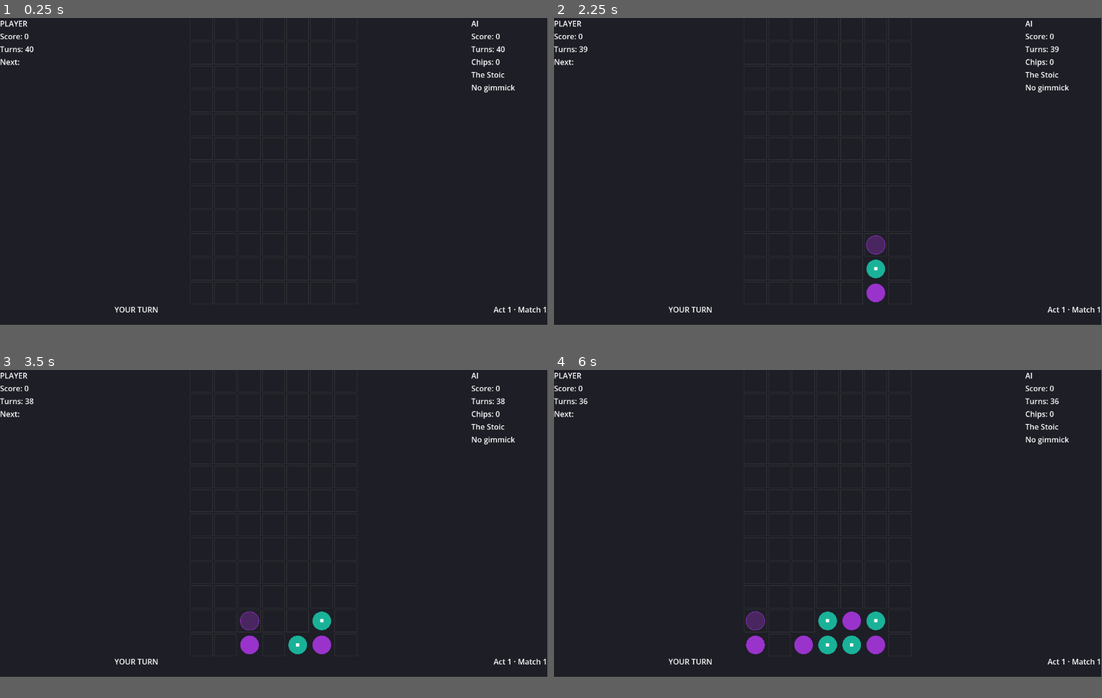
Above: before the commit, frames 1-4 (two rows, left to right).
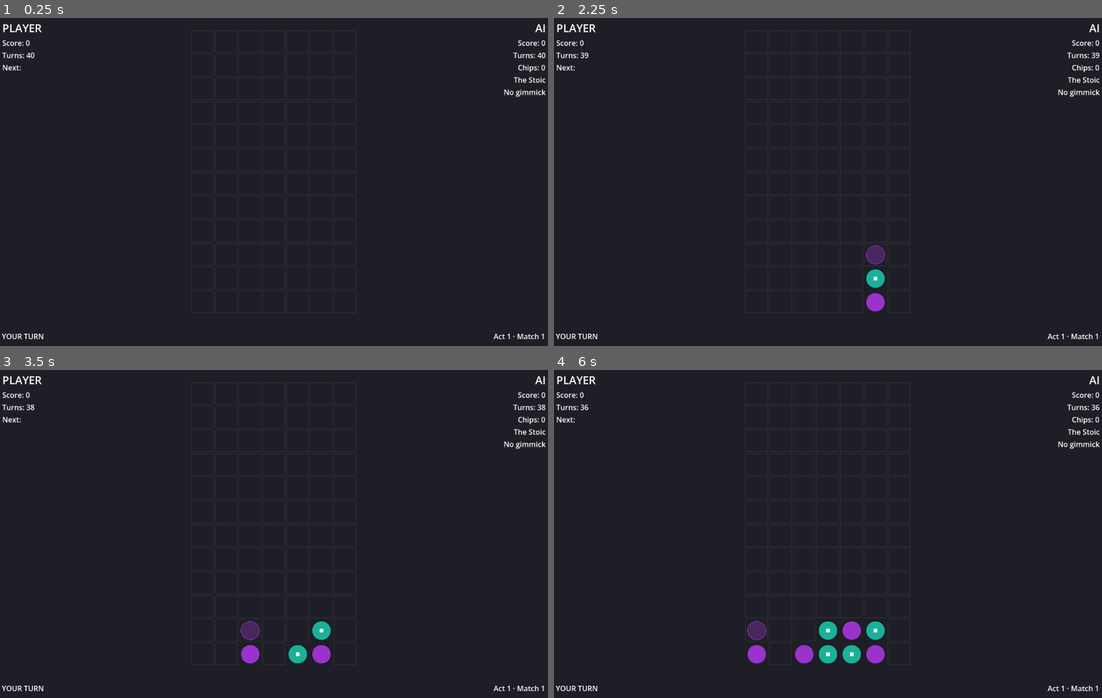
Above: after the commit, the same moments.

Repository: Huffmanz/plummet
Game: Godot game, scene res://scenes/game/game_board.tscn
The game is run twice, just before and just after one commit, with the same random seed, the same clock (stepped at 60 frames per second) and the same inputs. The project has no main scene, so this scene is started directly.
Inputs (mouse positions are in pixels of both pictures, inside the frame that each line leads up to):
- Up to frame 1 (0.25 s): no input
- Up to frame 2 (2.25 s): tap Enter at 0.5, 2 s; move the mouse to (948, 155) at 0.52 s; tap R at 0.6, 1.55, 2.1 s; click (948, 155) at 0.67 s; tap M at 0.8, 1.35 s; tap Space at 1.25 s; move the mouse to (718, 185) at 1.27 s; click (718, 185) at 1.42 s; move the mouse to (882, 103) at 2.02 s; click (882, 103) at 2.17 s
- Up to frame 3 (3.5 s): tap M at 2.3, 2.85 s; tap Space at 2.75 s; move the mouse to (246, 583) at 2.77 s; click (246, 583) at 2.92 s; tap R at 3.05 s
- Up to frame 4 (6 s): tap Enter at 3.5 s; move the mouse to (992, 570) at 3.52 s; tap R at 3.6, 4.55, 5.1 s; click (992, 570) at 3.67 s; tap M at 3.8, 4.35, 5.3, 5.85 s; tap Space at 4.25 s; move the mouse to (663, 478) at 4.27 s; click (663, 478) at 4.42 s; move the mouse to (855, 524) at 5.02 s; click (855, 524) at 5.17 s; move the mouse to (745, 445) at 5.77 s; click (745, 445) at 5.92 s
In our replay, the window is 799x449 before the commit and 800x480 after it. These sizes can differ from the game's own. Grey fills any space a smaller window leaves; there, only what the larger window draws over its background counts as a difference.

The runs differ from the first frame. In frame 1, 1.4% of the frame differs, in the area x 0-100%, y 0-98%; in frame 2, 1.9%; in frame 3, 2.3%; in frame 4, 3.1%.

Commit message:
feat: implement animations and juice layer (feature 11)
Add AnimLayer node with drop animation (fall + squash/stretch), clear
animation (flash + contract), score popups with cascade multipliers,
screen shake (depth 2+ and match win), and combo announcement text.
Convert game_board turn flow to async coroutines for paced cascade
timing. Add reduced-motion (R) and mute (M) accessibility toggles.

Diff:
--- a/project.godot
+++ b/project.godot
@@ -14,6 +14,11 @@
 config/features=PackedStringArray("4.6", "Forward Plus")
 config/icon="res://icon.svg"
 
+[display]
+
+window/size/viewport_width=1200
+window/size/viewport_height=720
+
 [physics]
 
 3d/physics_engine="Jolt Physics"
--- a/scenes/game/game_board.tscn
+++ b/scenes/game/game_board.tscn
@@ -1,102 +1,160 @@
-[gd_scene format=3 uid="uid://bnxkfv3qmzt4p"]
+[gd_scene format=3 uid="uid://bnxkfv3qm0t4p"]
 
-[ext_resource type="Script" path="res://scripts/visual/game_board.gd" id="1_gamebrd"]
-[ext_resource type="Script" path="res://scripts/visual/board_canvas.gd" id="2_boardcvs"]
-[ext_resource type="Script" path="res://scripts/visual/ghost_canvas.gd" id="3_ghostcvs"]
-[ext_resource type="Script" path="res://scripts/visual/queue_canvas.gd" id="4_queuecvs"]
+[ext_resource type="Script" uid="uid://ddkojelartdav" path="res://scripts/visual/game_board.gd" id="1_gamebrd"]
+[ext_resource type="Script" uid="uid://rc02r6wdhkry" path="res://scripts/visual/board_canvas.gd" id="2_boardcvs"]
+[ext_resource type="Script" uid="uid://dt8p18ujv6rb0" path="res://scripts/visual/ghost_canvas.gd" id="3_ghostcvs"]
+[ext_resource type="Script" uid="uid://rmame1hoea4x" path="res://scripts/visual/queue_canvas.gd" id="4_queuecvs"]
+[ext_resource type="Script" uid="uid://b4d44rx2wjhhe" path="res://scripts/animation/anim_layer.gd" id="5_animlyr"]
 
-[node name="GameBoard" type="Control"]
+[node name="GameBoard" type="Control" unique_id=1723042778]
+layout_mode = 3
+anchors_preset = 15
 anchor_right = 1.0
 anchor_bottom = 1.0
 script = ExtResource("1_gamebrd")
 
-[node name="Background" type="ColorRect" parent="."]
+[node name="Background" type="ColorRect" parent="." unique_id=2001824056]
+layout_mode = 0
 anchor_right = 1.0
 anchor_bottom = 1.0
-color = Color(0.12, 0.12, 0.15, 1.0)
+color = Color(0.12, 0.12, 0.15, 1)
 
-[node name="BoardCanvas" type="Node2D" parent="."]
+[node name="BoardCanvas" type="Node2D" parent="." unique_id=697475631]
 script = ExtResource("2_boardcvs")
 
-[node name="GhostCanvas" type="Node2D" parent="."]
+[node name="GhostCanvas" type="Node2D" parent="." unique_id=1932619104]
 script = ExtResource("3_ghostcvs")
 
-[node name="LeftPanel" type="VBoxContainer" parent="."]
+[node name="AnimLayer" type="Node2D" parent="." unique_id=1129054763]
+script = ExtResource("5_animlyr")
+
+[node name="MarginContainer" type="MarginContainer" parent="." unique_id=601448502]
+layout_mode = 1
+anchors_preset = 15
+anchor_right = 1.0
+anchor_bottom = 1.0
+grow_horizontal = 2
+grow_vertical = 2
+theme_override_constants/margin_left = 5
+theme_override_constants/margin_top = 5
+theme_override_constants/margin_right = 5
+theme_override_constants/margin_bottom = 5
+
+[node name="LeftPanel" type="VBoxContainer" parent="MarginContainer" unique_id=1549813536]
+unique_name_in_owner = true
 custom_minimum_size = Vector2(160, 0)
+layout_mode = 2
+size_flags_horizontal = 0
+size_flags_vertical = 0
 
-[node name="PlayerTitle" type="Label" parent="LeftPanel"]
+[node name="PlayerTitle" type="Label" parent="MarginContainer/LeftPanel" unique_id=1080029853]
+unique_name_in_owner = true
 layout_mode = 2
+theme_override_font_sizes/font_size = 24
 text = "PLAYER"
 
-[node name="PlayerScore" type="Label" parent="LeftPanel"]
+[node name="PlayerScore" type="Label" parent="MarginContainer/LeftPanel" unique_id=1941758077]
+unique_name_in_owner = true
 layout_mode = 2
 text = "Score: 0"
 
-[node name="PlayerTurns" type="Label" parent="LeftPanel"]
+[node name="PlayerTurns" type="Label" parent="MarginContainer/LeftPanel" unique_id=102212865]
+unique_name_in_owner = true
 layout_mode = 2
 text = "Turns: 40"
 
-[node name="QueueTitle" type="Label" parent="LeftPanel"]
+[node name="QueueTitle" type="Label" parent="MarginContainer/LeftPanel" unique_id=1032767253]
+unique_name_in_owner = true
 layout_mode = 2
 text = "Next:"
 
-[node name="QueueCanvas" type="Control" parent="LeftPanel"]
+[node name="QueueCanvas" type="Control" parent="MarginContainer/LeftPanel" unique_id=399047196]
+unique_name_in_owner = true
+custom_minimum_size = Vector2(112, 112)
 layout_mode = 2
-custom_minimum_size = Vector2(112, 112)
 size_flags_horizontal = 3
 script = ExtResource("4_queuecvs")
 
-[node name="RightPanel" type="VBoxContainer" parent="."]
+[node name="RightPanel" type="VBoxContainer" parent="MarginContainer" unique_id=892930335]
+unique_name_in_owner = true
 custom_minimum_size = Vector2(160, 0)
+layout_mode = 2
+size_flags_horizontal = 8
+size_flags_vertical = 0
 
-[node name="AITitle" type="Label" parent="RightPanel"]
+[node name="AITitle" type="Label" parent="MarginContainer/RightPanel" unique_id=1216232477]
+unique_name_in_owner = true
 layout_mode = 2
+theme_override_font_sizes/font_size = 24
 text = "AI"
+horizontal_alignment = 2
 
-[node name="AIScore" type="Label" parent="RightPanel"]
+[node name="AIScore" type="Label" parent="MarginContainer/RightPanel" unique_id=978216441]
+unique_name_in_owner = true
 layout_mode = 2
 text = "Score: 0"
+horizontal_alignment = 2
 
-[node name="AITurns" type="Label" parent="RightPanel"]
+[node name="AITurns" type="Label" parent="MarginContainer/RightPanel" unique_id=1153181058]
+unique_name_in_owner = true
 layout_mode = 2
 text = "Turns: 40"
+horizontal_alignment = 2
 
-[node name="ChipCount" type="Label" parent="RightPanel"]
+[node name="ChipCount" type="Label" parent="MarginContainer/RightPanel" unique_id=941501561]
+unique_name_in_owner = true
 layout_mode = 2
 text = "Chips: 0"
+horizontal_alignment = 2
 
-[node name="EnemyName" type="Label" parent="RightPanel"]
+[node name="EnemyName" type="Label" parent="MarginContainer/RightPanel" unique_id=1412658590]
+unique_name_in_owner = true
 layout_mode = 2
-text = ""
+horizontal_alignment = 2
 
-[node name="EnemyGimmick" type="Label" parent="RightPanel"]
+[node name="EnemyGimmick" type="Label" parent="MarginContainer/RightPanel" unique_id=1184147292]
+unique_name_in_owner = true
 layout_mode = 2
-text = ""
+horizontal_alignment = 2
 autowrap_mode = 2
 
-[node name="BottomStrip" type="Control" parent="."]
-custom_minimum_size = Vector2(0, 44)
+[node name="BottomStrip" type="Control" parent="MarginContainer" unique_id=869220148]
+unique_name_in_owner = true
+layout_mode = 2
+size_flags_vertical = 8
 
-[node name="TurnIndicator" type="Label" parent="BottomStrip"]
-anchor_left = 0.0
-anchor_right = 0.5
-anchor_bottom = 1.0
+[node name="TurnIndicator" type="Label" parent="MarginContainer/BottomStrip" unique_id=1471655483]
+unique_name_in_owner = true
+layout_mode = 1
+offset_left = -1.0
+offset_top = -28.0
+offset_right = 92.0
+offset_bottom = -5.0
 text = "YOUR TURN"
 horizontal_alignment = 1
 
-[node name="MatchInfo" type="Label" parent="BottomStrip"]
+[node name="MatchInfo" type="Label" parent="MarginContainer/BottomStrip" unique_id=808579990]
+unique_name_in_owner = true
+layout_mode = 1
+anchors_preset = -1
 anchor_left = 0.5
 anchor_right = 1.0
 anchor_bottom = 1.0
+offset_left = -1.0
+offset_top = -28.0
+offset_right = -1.0
+offset_bottom = -5.0
 text = "Act 1 · Match 1"
 horizontal_alignment = 2
 
-[node name="RotatePrompt" type="Label" parent="."]
+[node name="RotatePrompt" type="Label" parent="." unique_id=1117598531]
+visible = false
+layout_mode = 1
+anchors_preset = -1
 anchor_left = 0.3
+anchor_top = 0.45
 anchor_right = 0.7
-anchor_top = 0.45
 anchor_bottom = 0.55
 text = "Please rotate your device"
 horizontal_alignment = 1
 vertical_alignment = 1
-visible = false
--- /dev/null
+++ b/scripts/animation/anim_layer.gd
@@ -0,0 +1,280 @@
+class_name AnimLayer extends Node2D
+
+const _FLASH_DUR: float = 2.0 / 60.0
+const _CONTRACT_DUR: float = 6.0 / 60.0
+const _SQUASH_PHASE_DUR: float = 3.0 / 60.0
+const _POPUP_DUR: float = 0.5
+const _DROP_SPEED: float = 1400.0
+const _COMBO_IN: float = 4.0 / 60.0
+const _COMBO_HOLD: float = 12.0 / 60.0
+const _COMBO_OUT: float = 8.0 / 60.0
+
+@export var reduced_motion: bool = false
+@export var shake_enabled: bool = true
+@export var muted: bool = false
+
+var renderer: BoardRenderer
+var shake_offset: Vector2 = Vector2.ZERO
+
+# --- Drop animation ---
+var _drop_active: bool = false
+var _drop_x: float = 0.0
+var _drop_y: float = 0.0
+var _drop_target_y: float = 0.0
+var _drop_cs: float = 48.0
+var _drop_owner: CellState.Occupant = CellState.Occupant.PLAYER
+var _drop_phase: int = 0  # 0=fall 1=squash 2=stretch 3=restore
+var _drop_phase_t: float = 0.0
+var _drop_scale_y: float = 1.0
+signal _drop_done
+
+# --- Clear animation ---
+var _clear_active: bool = false
+var _clear_rects: Array[Rect2] = []
+var _clear_phase: int = 0  # 0=flash 1=contract
+var _clear_t: float = 0.0
+signal _clear_done
+
+# --- Score popups ---
+class _Popup:
+	var text: String = ""
+	var pos: Vector2 = Vector2.ZERO
+	var elapsed: float = 0.0
+
+var _popups: Array = []
+
+# --- Screen shake ---
+var _shake_intensity: float = 0.0
+var _shake_total: float = 0.0
+var _shake_remaining: float = 0.0
+
+# --- Combo text ---
+var _combo_text: String = ""
+var _combo_elapsed: float = 0.0
+var _combo_active: bool = false
+
+
+func _process(delta: float) -> void:
+	var dirty := false
+
+	if _drop_active:
+		_tick_drop(delta)
+		dirty = true
+
+	if _clear_active:
+		_tick_clear(delta)
+		dirty = true
+
+	for i in range(_popups.size() - 1, -1, -1):
+		var p: _Popup = _popups[i]
+		p.elapsed += delta
+		p.pos.y -= 50.0 * delta
+		if p.elapsed >= _POPUP_DUR:
+			_popups.remove_at(i)
+		dirty = true
+
+	if _shake_remaining > 0.0:
+		_shake_remaining -= delta
+		if _shake_remaining <= 0.0:
+			shake_offset = Vector2.ZERO
+			_shake_remaining = 0.0
+		elif shake_enabled:
+			var frac := _shake_remaining / _shake_total
+			shake_offset = Vector2(
+				randf_range(-_shake_intensity * frac, _shake_intensity * frac),
+				randf_range(-_shake_intensity * frac, _shake_intensity * frac)
+			)
+		dirty = true
+
+	if _combo_active:
+		_combo_elapsed += delta
+		if _combo_elapsed >= _COMBO_IN + _COMBO_HOLD + _COMBO_OUT:
+			_combo_active = false
+		dirty = true
+
+	if dirty:
+		queue_redraw()
+
+
+func _tick_drop(delta: float) -> void:
+	match _drop_phase:
+		0:
+			_drop_y += _DROP_SPEED * delta
+			if _drop_y >= _drop_target_y:
+				_drop_y = _drop_target_y
+				_drop_phase = 1
+				_drop_phase_t = 0.0
+		1:
+			_drop_phase_t = minf(_drop_phase_t + delta / _SQUASH_PHASE_DUR, 1.0)
+			_drop_scale_y = lerp(1.0, 0.6, _drop_phase_t)
+			if _drop_phase_t >= 1.0:
+				_drop_phase = 2
+				_drop_phase_t = 0.0
+		2:
+			_drop_phase_t = minf(_drop_phase_t + delta / _SQUASH_PHASE_DUR, 1.0)
+			_drop_scale_y = lerp(0.6, 1.3, _drop_phase_t)
+			if _drop_phase_t >= 1.0:
+				_drop_phase = 3
+				_drop_phase_t = 0.0
+		3:
+			_drop_phase_t = minf(_drop_phase_t + delta / _SQUASH_PHASE_DUR, 1.0)
+			_drop_scale_y = lerp(1.3, 1.0, _drop_phase_t)
+			if _drop_phase_t >= 1.0:
+				_drop_active = false
+				_drop_done.emit()
+
+
+func _tick_clear(delta: float) -> void:
+	if _clear_phase == 0:
+		_clear_t = minf(_clear_t + delta / _FLASH_DUR, 1.0)
+		if _clear_t >= 1.0:
+			_clear_phase = 1
+			_clear_t = 0.0
+	else:
+		_clear_t = minf(_clear_t + delta / _CONTRACT_DUR, 1.0)
+		if _clear_t >= 1.0:
+			_clear_active = false
+			_clear_done.emit()
+
+
+func _draw() -> void:
+	if renderer == null:
+		return
+	_draw_clear_anim()
+	_draw_drop_anim()
+	_draw_popups()
+	_draw_combo_text()
+
+
+func _draw_clear_anim() -> void:
+	if not _clear_active:
+		return
+	for rect: Rect2 in _clear_rects:
+		var shifted := Rect2(rect.position + shake_offset, rect.size)
+		if _clear_phase == 0:
+			draw_rect(shifted, Color(1.0, 1.0, 1.0, 0.75 - _clear_t * 0.35))
+		else:
+			var s := 1.0 - _clear_t
+			draw_circle(shifted.get_center(), rect.size.x * 0.42 * s, Color(1.0, 1.0, 1.0, s * 0.9))
+
+
+func _draw_drop_anim() -> void:
+	if not _drop_active:
+		return
+	var color: Color = renderer.theme.color_player \
+		if _drop_owner == CellState.Occupant.PLAYER else renderer.theme.color_ai
+	var center := Vector2(_drop_x + _drop_cs * 0.5, _drop_y + _drop_cs * 0.5) + shake_offset
+	var radius := _drop_cs * 0.42
+	draw_set_transform(center, 0.0, Vector2(1.0, _drop_scale_y))
+	draw_circle(Vector2.ZERO, radius, color)
+	draw_set_transform(Vector2.ZERO, 0.0, Vector2.ONE)
+
+
+func _draw_popups() -> void:
+	if renderer == null or renderer.layout == null:
+		return
+	var font := ThemeDB.fallback_font
+	var font_size := int(renderer.layout.cell_size * 0.55)
+	for p: _Popup in _popups:
+		var alpha := clampf(1.0 - p.elapsed / _POPUP_DUR, 0.0, 1.0)
+		var pos := p.pos + shake_offset
+		draw_string(font, pos + Vector2(1.5, 1.5), p.text, HORIZONTAL_ALIGNMENT_LEFT, -1,
+			font_size, Color(0.0, 0.0, 0.0, alpha * 0.7))
+		draw_string(font, pos, p.text, HORIZONTAL_ALIGNMENT_LEFT, -1,
+			font_size, Color(1.0, 0.95, 0.3, alpha))
+
+
+func _draw_combo_text() -> void:
+	if not _combo_active or renderer == null or renderer.layout == null:
+		return
+	var alpha := _combo_alpha()
+	if alpha <= 0.0:
+		return
+	var font := ThemeDB.fallback_font
+	var font_size := int(renderer.layout.cell_size * 1.1)
+	var text_w := font.get_string_size(_combo_text, HORIZONTAL_ALIGNMENT_LEFT, -1, font_size).x
+	var step := renderer.layout.cell_size + LayoutManager.CELL_GAP
+	var bx := renderer.layout.board_origin.x
+	var bw := (RenderState.COLS - 1) * step + renderer.layout.cell_size
+	var by := renderer.layout.board_origin.y
+	var bh := (RenderState.ROWS - 1) * step + renderer.layout.cell_size
+	var pos := Vector2(bx + (bw - text_w) * 0.5, by + bh * 0.5) + shake_offset
+	draw_string(font, pos + Vector2(2.0, 2.0), _combo_text, HORIZONTAL_ALIGNMENT_LEFT, -1,
+		font_size, Color(0.0, 0.0, 0.0, alpha * 0.7))
+	draw_string(font, pos, _combo_text, HORIZONTAL_ALIGNMENT_LEFT, -1,
+		font_size, Color(1.0, 0.9, 0.3, alpha))
+
+
+func _combo_alpha() -> float:
+	if _combo_elapsed < _COMBO_IN:
+		return _combo_elapsed / _COMBO_IN
+	var hold_end := _COMBO_IN + _COMBO_HOLD
+	if _combo_elapsed < hold_end:
+		return 1.0
+	return clampf(1.0 - (_combo_elapsed - hold_end) / _COMBO_OUT, 0.0, 1.0)
+
+
+# ---- Public API ----
+
+func play_drop(col: int, landing_row: int, owner: CellState.Occupant, gravity_flipped: bool) -> void:
+	if reduced_motion or renderer == null or renderer.layout == null:
+		return
+	var target_rect := renderer.cell_rect(col, landing_row, gravity_flipped)
+	var cs := renderer.layout.cell_size
+	var step := cs + LayoutManager.CELL_GAP
+	_drop_x = renderer.layout.board_origin.x + col * step
+	_drop_y = renderer.layout.board_origin.y - step
+	_drop_target_y = target_rect.position.y
+	_drop_cs = cs
+	_drop_owner = owner
+	_drop_phase = 0
+	_drop_phase_t = 0.0
+	_drop_scale_y = 1.0
+	_drop_active = true
+	queue_redraw()
+	await _drop_done
+
+
+func play_clear(cells: Array[Vector2i], gravity_flipped: bool) -> void:
+	if reduced_motion or cells.is_empty() or renderer == null or renderer.layout == null:
+		return
+	_clear_rects.clear()
+	for cell in cells:
+		_clear_rects.append(renderer.cell_rect(cell.x, cell.y, gravity_flipped))
+	_clear_phase = 0
+	_clear_t = 0.0
+	_clear_active = true
+	queue_redraw()
+	await _clear_done
+
+
+func spawn_popup(pos: Vector2, text: String) -> void:
+	var p := _Popup.new()
+	p.text = text
+	p.pos = pos
+	p.elapsed = 0.0
+	_popups.append(p)
+
+
+func play_shake(intensity_px: float, duration_frames: int) -> void:
+	if not shake_enabled:
+		return
+	if intensity_px >= _shake_intensity or _shake_remaining <= 0.0:
+		var dur := duration_frames / 60.0
+		_shake_intensity = intensity_px
+		_shake_total = dur
+		_shake_remaining = dur
+
+
+func play_combo_text(cascade_depth: int) -> void:
+	if cascade_depth < 2:
+		return
+	match cascade_depth:
+		2:
+			_combo_text = "COMBO"
+		3:
+			_combo_text = "CHAIN"
+		_:
+			_combo_text = "CASCADE"
+	_combo_elapsed = 0.0
+	_combo_active = true
--- a/scripts/visual/board_canvas.gd
+++ b/scripts/visual/board_canvas.gd
@@ -2,6 +2,7 @@
 
 var renderer: BoardRenderer
 var state: RenderState
+var shake_offset: Vector2 = Vector2.ZERO
 
 
 func refresh(new_state: RenderState) -> void:
@@ -11,4 +12,6 @@
 
 func _draw() -> void:
 	if renderer != null and state != null:
+		draw_set_transform(shake_offset)
 		renderer.render_board(state, self)
+		draw_set_transform(Vector2.ZERO, 0.0, Vector2.ONE)
--- a/scripts/visual/game_board.gd
+++ b/scripts/visual/game_board.gd
@@ -4,20 +4,21 @@
 
 @onready var _board_canvas: BoardCanvas = $BoardCanvas
 @onready var _ghost_canvas: GhostCanvas = $GhostCanvas
-@onready var _queue_canvas: QueueCanvas = $LeftPanel/QueueCanvas
-@onready var _player_score_label: Label = $LeftPanel/PlayerScore
-@onready var _player_turns_label: Label = $LeftPanel/PlayerTurns
-@onready var _ai_score_label: Label = $RightPanel/AIScore
-@onready var _ai_turns_label: Label = $RightPanel/AITurns
-@onready var _chip_label: Label = $RightPanel/ChipCount
-@onready var _enemy_name_label: Label = $RightPanel/EnemyName
-@onready var _enemy_gimmick_label: Label = $RightPanel/EnemyGimmick
-@onready var _turn_indicator_label: Label = $BottomStrip/TurnIndicator
-@onready var _match_info_label: Label = $BottomStrip/MatchInfo
+@onready var _queue_canvas: QueueCanvas = %QueueCanvas
+@onready var _player_score_label: Label = %PlayerScore
+@onready var _player_turns_label: Label = %PlayerTurns
+@onready var _ai_score_label: Label = %AIScore
+@onready var _ai_turns_label: Label = %AITurns
+@onready var _chip_label: Label = %ChipCount
+@onready var _enemy_name_label: Label = %EnemyName
+@onready var _enemy_gimmick_label: Label = %EnemyGimmick
+@onready var _turn_indicator_label: Label = %TurnIndicator
+@onready var _match_info_label: Label = %MatchInfo
 @onready var _rotate_prompt: Label = $RotatePrompt
-@onready var _left_panel: Control = $LeftPanel
-@onready var _right_panel: Control = $RightPanel
-@onready var _bottom_strip: Control = $BottomStrip
+@onready var _left_panel: Control = %LeftPanel
+@onready var _right_panel: Control = %RightPanel
+@onready var _bottom_strip: Control = %BottomStrip
+@onready var _anim_layer: AnimLayer = $AnimLayer
 
 # Visual
 var _theme: ThemeBase
@@ -35,6 +36,8 @@
 var _ai: AIOpponent
 var _builder: RenderStateBuilder
 var _match_active: bool = false
+var _animating: bool = false
+var _prev_shake: Vector2 = Vector2.ZERO
 
 
 func _ready() -> void:
@@ -45,12 +48,25 @@
 	_board_canvas.renderer = _renderer
 	_ghost_canvas.renderer = _renderer
 	_queue_canvas.renderer = _renderer
+	_anim_layer.renderer = _renderer
 
 	get_viewport().size_changed.connect(_on_viewport_resized)
 	_on_viewport_resized()
 
 	_init_game()
 	column_selected.connect(_on_column_selected)
+
+
+func _process(_delta: float) -> void:
+	if _anim_layer == null:
+		return
+	var off := _anim_layer.shake_offset
+	if off != _prev_shake:
+		_prev_shake = off
+		_board_canvas.shake_offset = off
+		_ghost_canvas.shake_offset = off
+		_board_canvas.queue_redraw()
+		_ghost_canvas.queue_redraw()
 
 
 func _init_game() -> void:
@@ -62,6 +78,7 @@
 	_ai = AIOpponent.new(0.1)
 	_builder = RenderStateBuilder.new()
 	_match_active = true
+	_animating = false
 
 	_turn_manager.match_ended.connect(_on_match_ended)
 	_turn_manager.start()
@@ -81,18 +98,26 @@
 		_board, _score_tracker, _turn_manager,
 		[], [], [], false,
 		1, 1, "The Stoic", "No gimmick",
-		0, false
+		0, _animating
 	)
 
 
 func _on_column_selected(col: int) -> void:
-	if not _match_active:
-		return
-
-	# Player turn
+	if not _match_active or _animating:
+		return
+
+	_animating = true
+
+	# Player turn — drop and animate
 	var p_piece := Piece.new(Piece.Owner.PLAYER)
+	var gf := _state.gravity_flipped if _state != null else false
+	var landing_row := _board.get_landing_row(col)
 	_board.drop_piece(col, p_piece)
-	var p_result := _cascade_loop.run(_board, Piece.Owner.PLAYER)
+	await _anim_layer.play_drop(col, landing_row, CellState.Occupant.PLAYER, gf)
+	_state = _build_state()
+	_refresh_all()
+
+	var p_result := await _run_cascade_animated(_board, Piece.Owner.PLAYER)
 	_score_tracker.add_turn(_score_calc.calculate(p_result, 0))
 	_turn_manager.advance(_board)
 
@@ -100,14 +125,19 @@
 	_refresh_all()
 
 	if not _match_active:
+		_animating = false
 		return
 
 	# AI turn
 	if _turn_manager.current_turn == Piece.Owner.AI:
-		_run_ai_turn()
-
-
-func _run_ai_turn() -> void:
+		await _run_ai_turn_animated()
+
+	_animating = false
+	_state = _build_state()
+	_refresh_all()
+
+
+func _run_ai_turn_animated() -> void:
 	var ai_col := _ai.choose_column(_board)
 	if ai_col < 0:
 		_turn_manager.on_ai_skipped()
@@ -115,8 +145,14 @@
 		_refresh_all()
 		return
 
+	var gf := _state.gravity_flipped if _state != null else false
+	var ai_landing_row := _board.get_landing_row(ai_col)
 	_board.drop_piece(ai_col, _ai.current_piece)
-	var ai_result := _cascade_loop.run(_board, Piece.Owner.AI)
+	await _anim_layer.play_drop(ai_col, ai_landing_row, CellState.Occupant.AI, gf)
+	_state = _build_state()
+	_refresh_all()
+
+	var ai_result := await _run_cascade_animated(_board, Piece.Owner.AI)
 	_score_tracker.add_turn(_score_calc.calculate(ai_result, 0))
 	_ai.advance_queue()
 	_turn_manager.advance(_board)
@@ -125,8 +161,121 @@
 	_refresh_all()
 
 
+func _run_cascade_animated(board: BoardEngine, attribution: Piece.Owner) -> CascadeResult:
+	var result := CascadeResult.new(attribution)
+	var depth := 0
+	var ai_cleared := false
+
+	while true:
+		var runs: Array[MatchedRun] = board.detect_clears()
+		if runs.is_empty():
+			break
+
+		for run in runs:
+			result.clears.append(TaggedClear.new(run, depth))
+
+		var was_cross_color := result.cross_color
+		if attribution == Piece.Owner.PLAYER:
+			var has_player := false
+			var has_ai := false
+			for run in runs:
+				if run.owner == Piece.Owner.PLAYER:
+					has_player = true
+				else:
+					has_ai = true
+			if has_player and ai_cleared:
+				result.cross_color = true
+			if has_ai:
+				ai_cleared = true
+
+		_spawn_popups(runs, depth, result.cross_color and not was_cross_color, attribution)
+
+		# Combo text triggers at cascade depth 2+ (second clear onward, loop index >= 1)
+		if depth >= 1:
+			_anim_layer.play_combo_text(depth + 1)
+
+		# Screen shake — depth index 1 = cascade depth 2 (light), 2+ = cascade depth 3+ (medium)
+		if depth == 1:
+			_anim_layer.play_shake(2.0, 4)
+		elif depth >= 2:
+			_anim_layer.play_shake(4.0, 6)
+
+		var all_cells: Array[Vector2i] = []
+		for run in runs:
+			all_cells.append_array(run.cells)
+
+		var gf := _state.gravity_flipped if _state != null else false
+		await _anim_layer.play_clear(all_cells, gf)
+
+		board.remove_clears(runs)
+		_state = _build_state()
+		_refresh_all()
+
+		var pause_clear := 0.0 if _anim_layer.reduced_motion else _pause_after_clear(depth)
+		if pause_clear > 0.0:
+			await get_tree().create_timer(pause_clear).timeout
+
+		board.apply_gravity()
+		_state = _build_state()
+		_refresh_all()
+
+		var pause_gravity := 0.0 if _anim_layer.reduced_motion else _pause_after_gravity(depth)
+		if pause_gravity > 0.0:
+			await get_tree().create_timer(pause_gravity).timeout
+
+		depth += 1
+
+	result.max_depth = maxi(0, depth - 1)
+	return result
+
+
+func _pause_after_clear(depth: int) -> float:
+	return (8.0 / 60.0) * pow(0.9, depth)
+
+
+func _pause_after_gravity(depth: int) -> float:
+	return (4.0 / 60.0) * pow(0.9, depth)
+
+
+func _spawn_popups(
+	runs: Array[MatchedRun],
+	depth: int,
+	is_new_cross_color: bool,
+	attribution: Piece.Owner
+) -> void:
+	if attribution != Piece.Owner.PLAYER or _renderer == null or _renderer.layout == null:
+		return
+	var multiplier := 1 << depth
+	for run in runs:
+		if run.owner != Piece.Owner.PLAYER:
+			continue
+		var n := run.cells.size()
+		var base_val: int = 500 if n >= 6 else (250 if n == 5 else 100)
+		var pts := base_val * multiplier
+		var pos := _popup_pos(run.cells)
+		var label := "%d" % pts if multiplier == 1 else "%d ×%d" % [base_val, multiplier]
+		_anim_layer.spawn_popup(pos, label)
+
+	if is_new_cross_color:
+		var all_cells: Array[Vector2i] = []
+		for run in runs:
+			all_cells.append_array(run.cells)
+		_anim_layer.spawn_popup(_popup_pos(all_cells) - Vector2(0.0, 28.0), "+150 CHAIN")
+
+
+func _popup_pos(cells: Array[Vector2i]) -> Vector2:
+	if cells.is_empty() or _renderer == null or _renderer.layout == null:
+		return Vector2.ZERO
+	var sum := Vector2.ZERO
+	var gf := _state.gravity_flipped if _state != null else false
+	for cell in cells:
+		sum += _renderer.cell_rect(cell.x, cell.y, gf).get_center()
+	return sum / cells.size() - Vector2(0.0, _renderer.layout.cell_size * 0.8)
+
+
 func _on_match_ended(_reason: TurnManager.MatchEndReason) -> void:
 	_match_active = false
+	_anim_layer.play_shake(2.0, 4)
 
 
 func _refresh_all() -> void:
@@ -186,7 +335,16 @@
 
 
 func _input(event: InputEvent) -> void:
-	if _state == null or _state.input_locked:
+	# Accessibility toggles work at any time
+	if event is InputEventKey:
+		var key := event as InputEventKey
+		if key.pressed and key.keycode == KEY_R:
+			_anim_layer.reduced_motion = not _anim_layer.reduced_motion
+			_anim_layer.shake_enabled = not _anim_layer.reduced_motion
+		elif key.pressed and key.keycode == KEY_M:
+			_anim_layer.muted = not _anim_layer.muted
+
+	if _state == null or _state.input_locked or _animating:
 		return
 	if _state.active_player != CellState.Occupant.PLAYER:
 		return
--- a/scripts/visual/ghost_canvas.gd
+++ b/scripts/visual/ghost_canvas.gd
@@ -2,6 +2,7 @@
 
 var renderer: BoardRenderer
 var state: RenderState
+var shake_offset: Vector2 = Vector2.ZERO
 
 
 func refresh(new_state: RenderState) -> void:
@@ -11,4 +12,6 @@
 
 func _draw() -> void:
 	if renderer != null and state != null:
+		draw_set_transform(shake_offset)
 		renderer.render_ghost(state, self)
+		draw_set_transform(Vector2.ZERO, 0.0, Vector2.ONE)
Not shown, added: scripts/animation/anim_layer.gd.uid
Not shown, changed: context/current-feature.md
